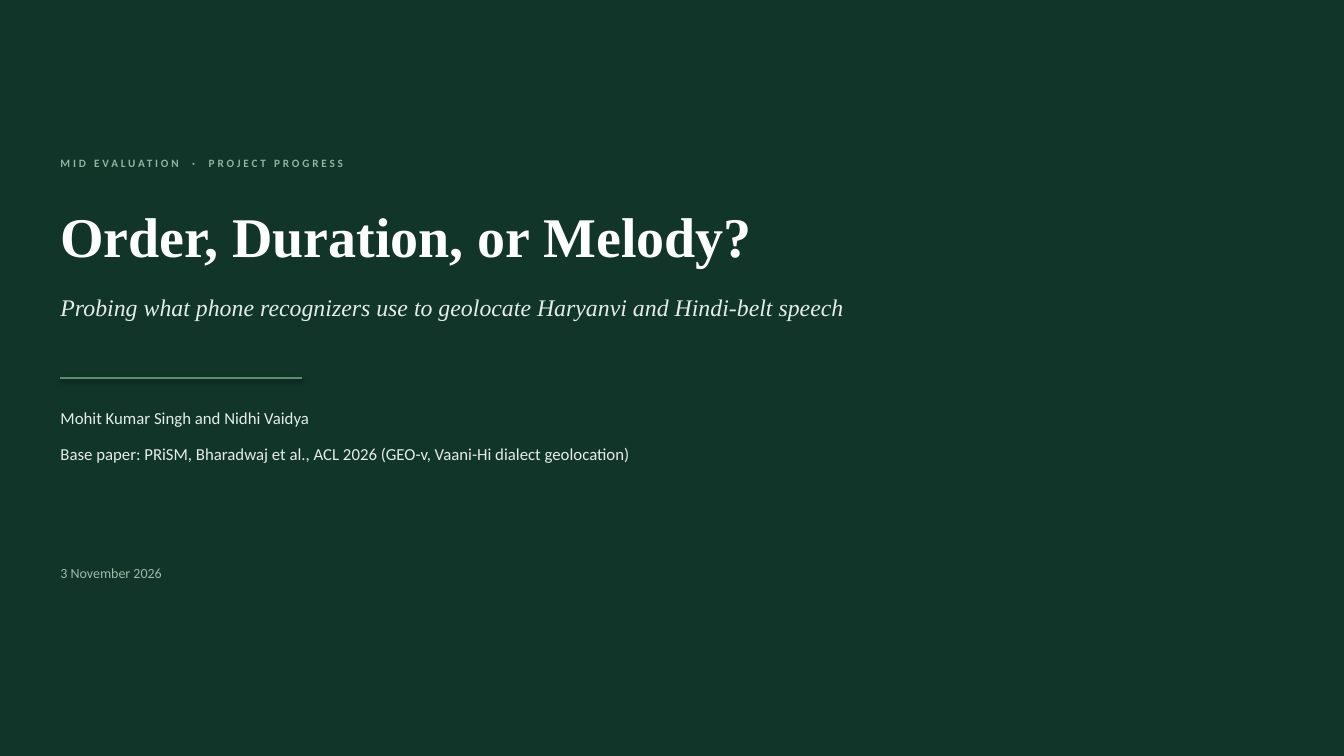
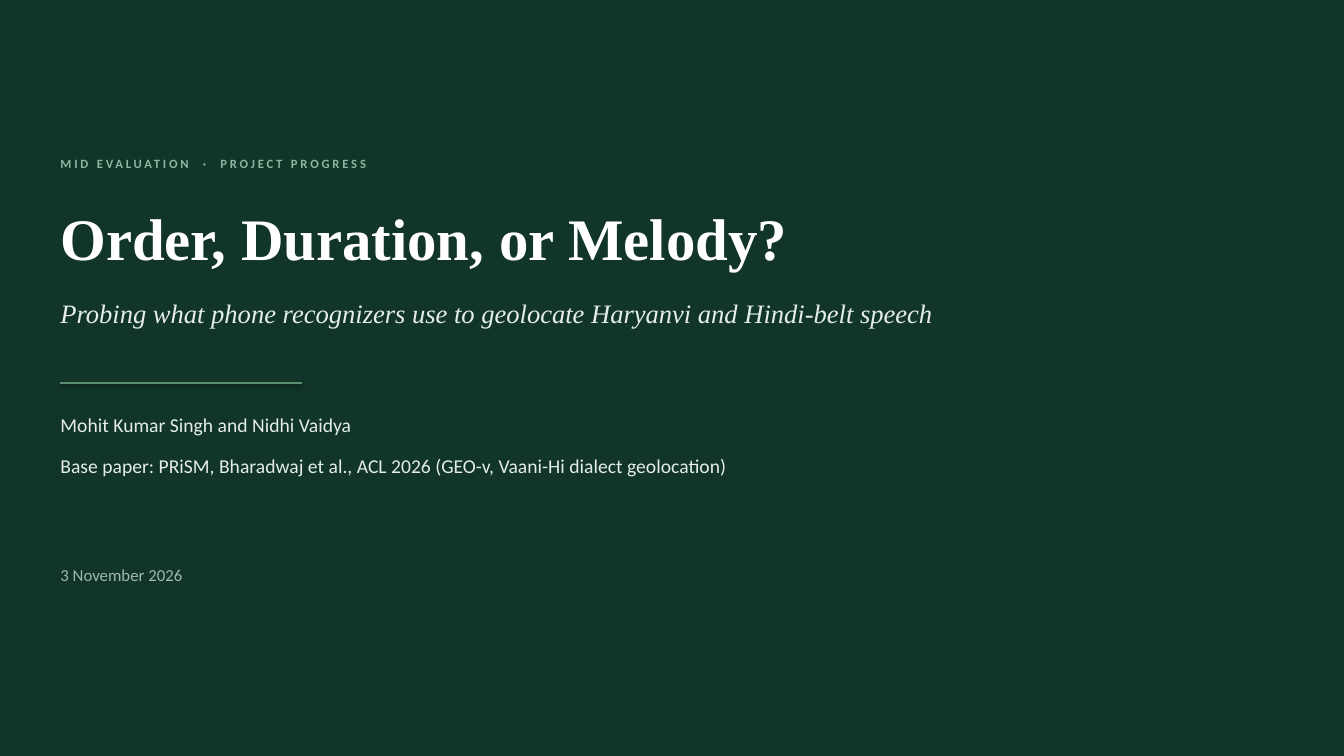
Before and after one commit to unignoramus11/sal-project, a slide deck: slide 1 of slides/mid/mid_evaluation.pptx. Drawn at 1344x756 pixels with LibreOffice and Linux fonts; fonts in the diff are those of the drawing. Boxes give left, top, right and bottom in pixels: in the first picture for what was removed or moved away, otherwise in the second. Text is boxed around its words. In the diff, an @@ line names an element or a change of style, - is before the commit and + after.

Commit message:
Rebuild the mid deck and add evaluation checks to the write-up

```diff
--- a/slides/mid/mid_evaluation.pptx
+++ b/slides/mid/mid_evaluation.pptx
@@ text "MID EVALUATION · PROJECT PROGRESS" at (220, 160, 366, 168): size 8 to 9 pt @@
@@ text "Order, Duration, or Melody?" at (60, 219, 787, 271): size 40 to 42 pt @@
@@ text "Probing what phone recognizers use ..." at (60, 304, 932, 329): size 17 to 19 pt @@
@@ line moved from (60, 378) - (302, 378) to (60, 383) - (302, 383) @@
@@ text "Mohit Kumar Singh and Nidhi ..." at (60, 418, 351, 436): size 12 to 14 pt @@
@@ text "Base paper: PRiSM, Bharadwaj et ..." at (60, 459, 726, 477): size 12 to 14 pt @@
@@ text "Base paper: PRiSM, Bharadwaj et ...": place and size @@
-text "Base paper: PRiSM, Bharadwaj et ..." at (60, 448, 630, 463)
+text "Base paper: PRiSM, Bharadwaj et ..." at (60, 459, 726, 477)
@@ text "3 November 2026" at (60, 569, 182, 581): size 10 to 12 pt @@
```
Also in this commit, not shown: 14 other slides changed, 6 slides added, 2 slides removed, 6 other files.
